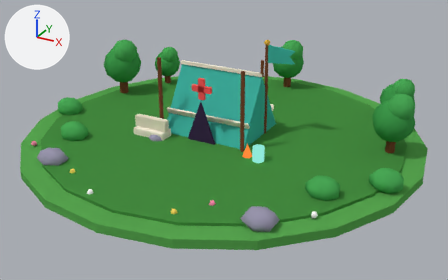
What one commit did to the Blender file blender/models/bld_inf_1.blend.
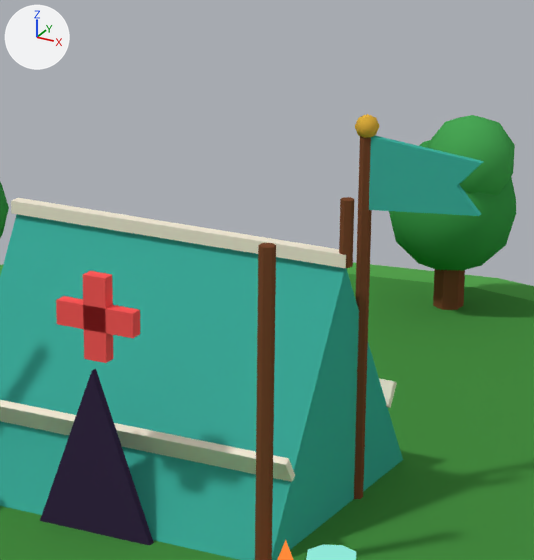
Each version is shown whole from a 50 mm lens placed at (8.71, -15.81, 7.68), pointed at (0.32, -0.54, 0.05), then close up on the part from 40% to 69% of the width and 4% to 53% of the height. Every picture has the same lights, and +X, +Y and +Z are marked at upper left. The last two pictures show the newer version.

Objects in the first close-up: 'box', 'box.001', 'box.006', 'box.007', 'cyl.001', 'cyl.003', 'ground2', 'opening', 'poly', 'sph.011', 'sph.012', 'tent' and 8 more.
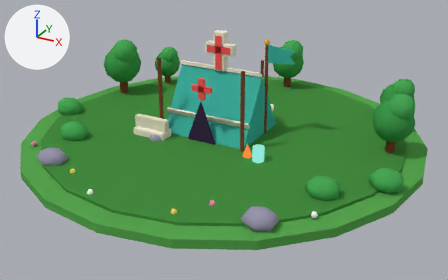
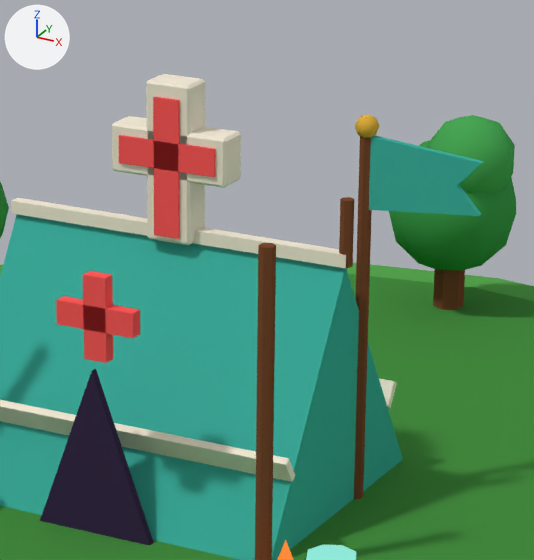
Location of each change, [x1, y1, x2, y2] in pixels of the close-ups (534 x 560 px):
'box.010', recoloured, mesh rescaled, moved (not visible before)
    after: [146, 74, 205, 245]
'box.011', added (pale yellow)
    after: [112, 116, 241, 188]
'box.012', added (red)
    after: [153, 97, 180, 239]
'box.013', added (red)
    after: [118, 135, 216, 177]

What changed in the scene script:
```text
Change me_box_010:
    used by ob_box_010; location = (0.0, -3.6, 0.0)
    remove me_box_010.from_pydata(...)  # 8 vertices, 6 faces; spans x -0.8..0.8, y -1.6..1.6, z 0.0..0.06
    remove me_box_010.materials.append(mat_m_c9a86a)  # orange #c9a86a
    add me_box_010.from_pydata(...)  # 8 vertices, 6 faces; spans x -0.18..0.18, y -0.13..0.13, z 0.0..1.2
    me_box_010 part 1: the whole mesh is scaled about the mesh origin by (0.23, 0.0812, 20)
    add me_box_010.materials.append(mat_m_f2ead6)  # pale yellow #f2ead6
Add me_box_013:
    me_box_013.from_pydata(...)  # a box spanning x -0.4..0.4, y -0.15..0.15, z 0.0..0.208
    me_box_013.materials.append(mat_m_ff5a5a)  # red #ff5a5a
Add me_box_012:
    me_box_012.from_pydata(...)  # a box spanning x -0.104..0.104, y -0.15..0.15, z 0.0..1.04
    me_box_012.materials.append(mat_m_ff5a5a)  # red #ff5a5a
Add me_box_011:
    me_box_011.from_pydata(...)  # a box spanning x -0.48..0.48, y -0.13..0.13, z 0.0..0.368
    me_box_011.materials.append(mat_m_f2ead6)  # pale yellow #f2ead6
Change ob_box_010:
    ob_box_010.location: (0.0, -3.6, 0.0) -> (-0.2, 0.2, 2.0)
Add ob_box_013:
    ob_box_013 = bpy.data.objects.new('box.013', me_box_013)
    ob_box_013.location = (-0.2, 0.2, 2.56)
Add ob_box_012:
    ob_box_012 = bpy.data.objects.new('box.012', me_box_012)
    ob_box_012.location = (-0.2, 0.2, 2.05)
Add ob_box_011:
    ob_box_011 = bpy.data.objects.new('box.011', me_box_011)
    ob_box_011.location = (-0.2, 0.2, 2.48)
    _m = ob_box_011.modifiers.new('bevel', 'BEVEL')
    _m.width = 0.02
    _m.width_pct = 0.02
```
